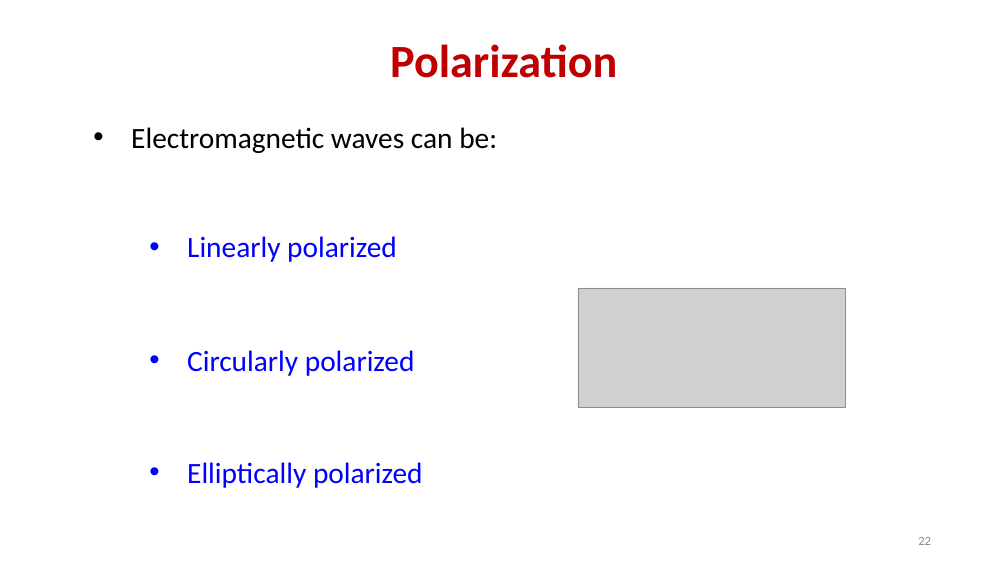
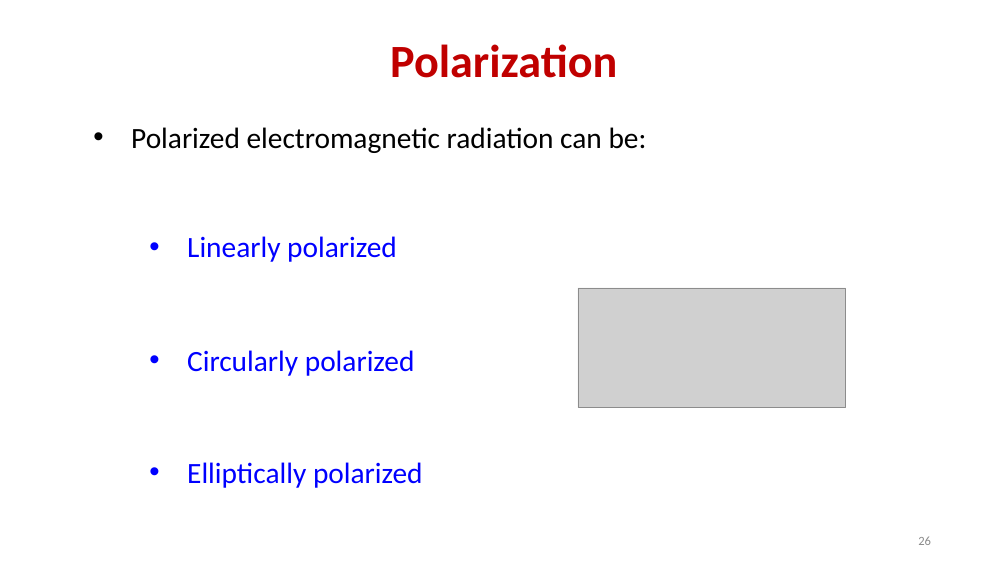
Before and after one commit to ratt-ru/ratt-interferometry-course, a slide deck: slide 26 of lectures/calibration/RIME.pptx (slide 22 before the commit). Drawn at 1008x567 pixels with LibreOffice and Linux fonts; fonts in the diff are those of the drawing; grey boxes stand for pictures. Boxes give left, top, right and bottom in pixels: in the first picture for what was removed or moved away, otherwise in the second. Text is boxed around its words. In the diff, an @@ line names an element or a change of style, - is before the commit and + after.

Commit message:
Add slides on polarized/unpolarized/partially polarized light

```diff
--- a/lectures/calibration/RIME.pptx
+++ b/lectures/calibration/RIME.pptx
@@ text at [131, 127, 647, 153]: text changed @@
-• Electromagnetic waves can be:
+• Polarized electromagnetic radiation can be:
@@ page number at [918, 536, 931, 545]: text changed @@
-22
+26
```
Also in this commit, not shown: 2 other slides changed, 4 slides added, 1 other file.
